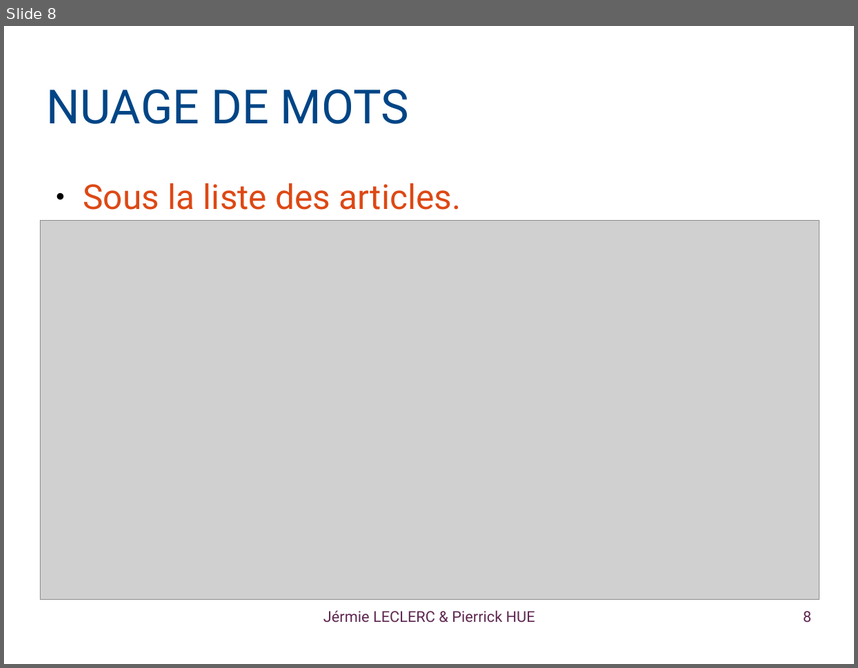
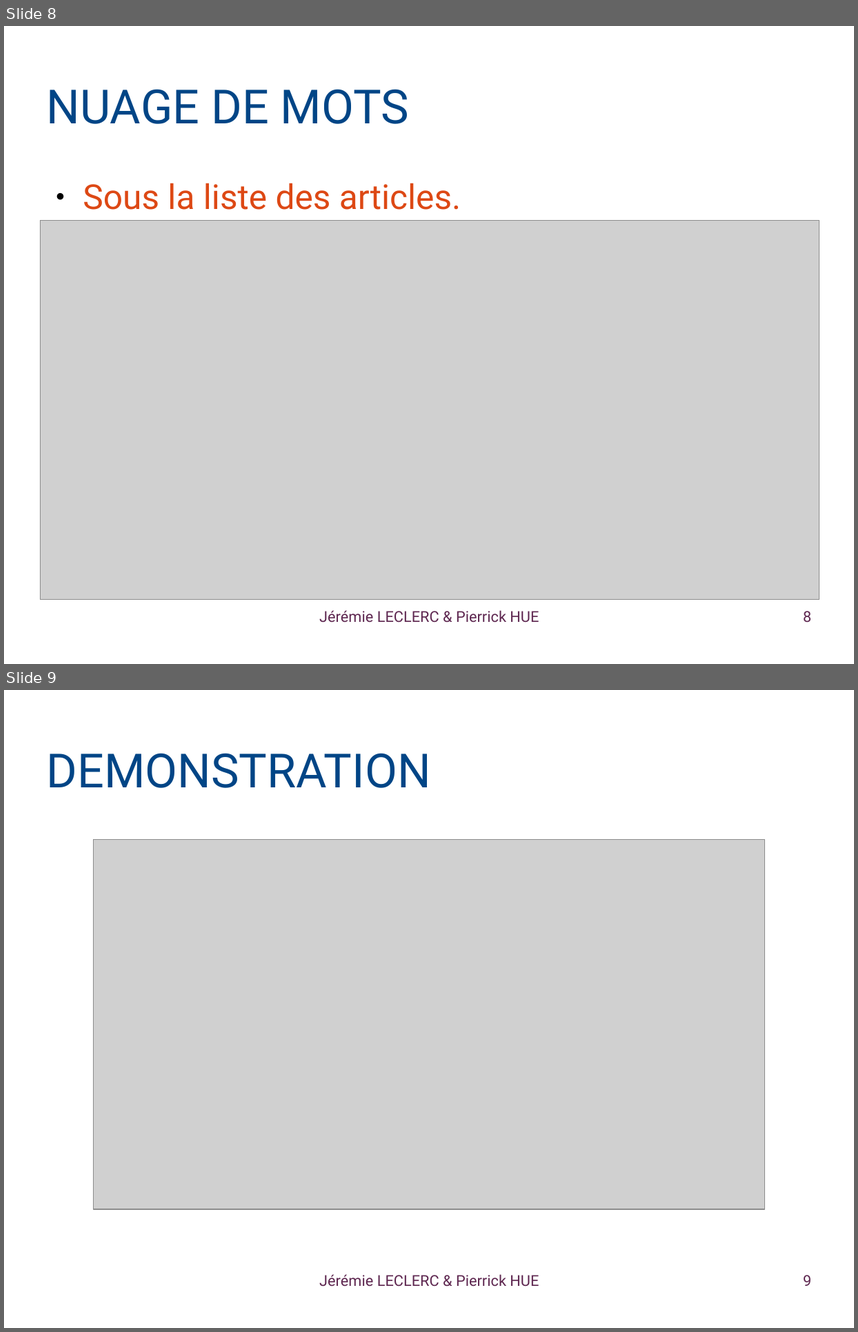
Before and after one commit to Jeremielc/ENSICaen_RSSFeedProject, a slide deck: Presentation/RSSFeedReader.odp. Shown one above the other, each under a label of ours: slide 8 before the commit, slides 8 and 9 after it. The pictures are 858x668 and 858x1332 pixels, drawn with LibreOffice and Linux fonts; fonts in the diff are those of the drawing; grey boxes stand for pictures; background and template pictures are left out. Boxes give left, top, right and bottom in pixels: in the first picture for what was removed or moved away, otherwise in the second. Text is boxed around its words. In the diff, an @@ line names an element or a change of style, - is before the commit and + after.

```diff
--- a/Presentation/RSSFeedReader.odp
+++ b/Presentation/RSSFeedReader.odp
@@ slide 9 added at bbox=[4, 690, 854, 1328], background picture (left out) @@
@@ title added at bbox=[47, 753, 431, 788], 44 pt, text #004586 @@
+DEMONSTRATION
@@ picture added at bbox=[94, 839, 764, 1208] @@
@@ text added at bbox=[319, 1274, 539, 1286], 14 pt, text #5E2750 @@
+Jérémie LECLERC & Pierrick HUE
@@ page number added at bbox=[803, 1274, 811, 1285], 14 pt, text #5E2750 @@
+9
@@ slide 8 changed as well @@
@@ text at bbox=[319, 610, 539, 622]: text changed @@
-Jérmie LECLERC & Pierrick HUE
+Jérémie LECLERC & Pierrick HUE
```
Also in this commit, not shown: 7 other slides changed, 3 other files.
